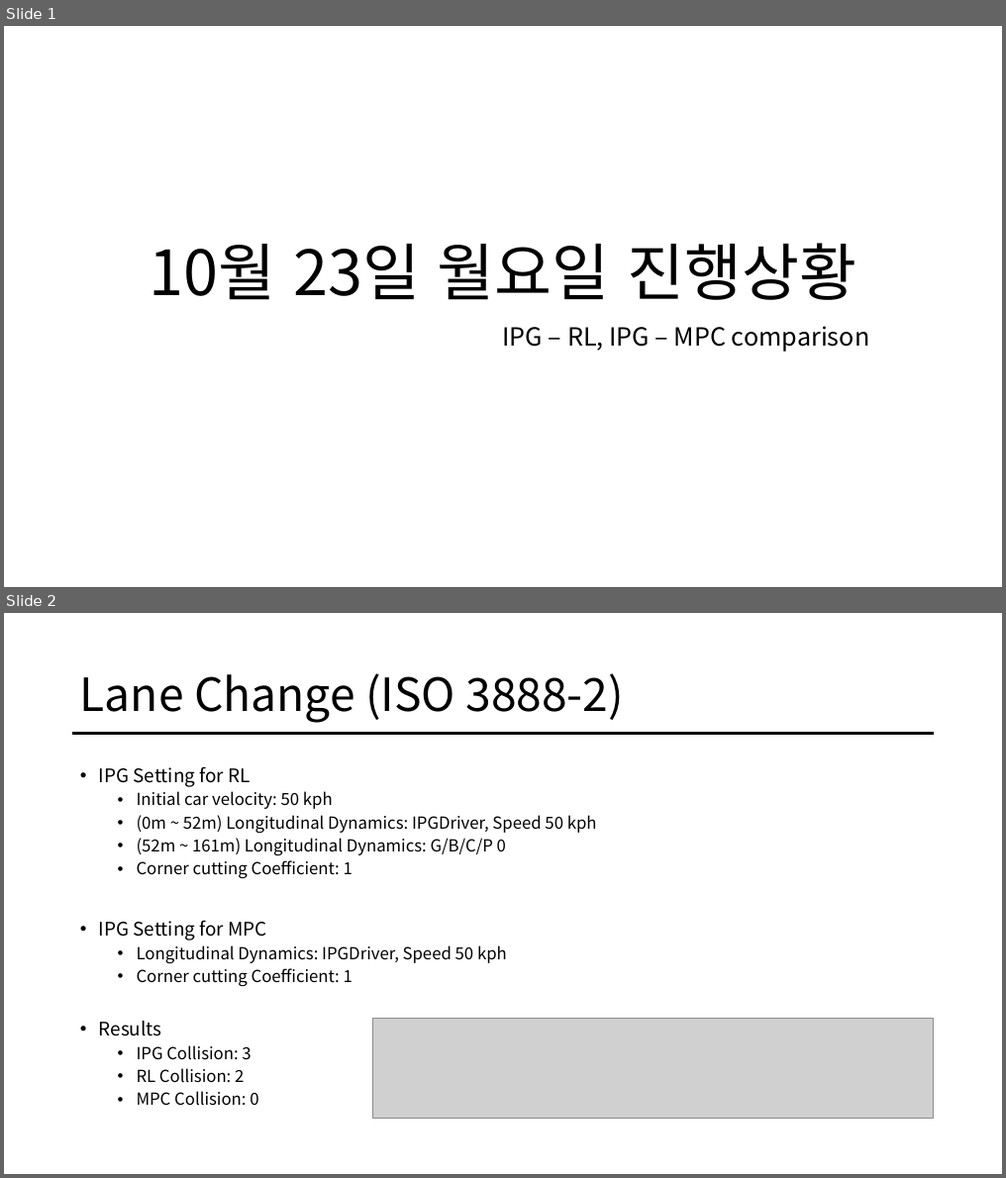
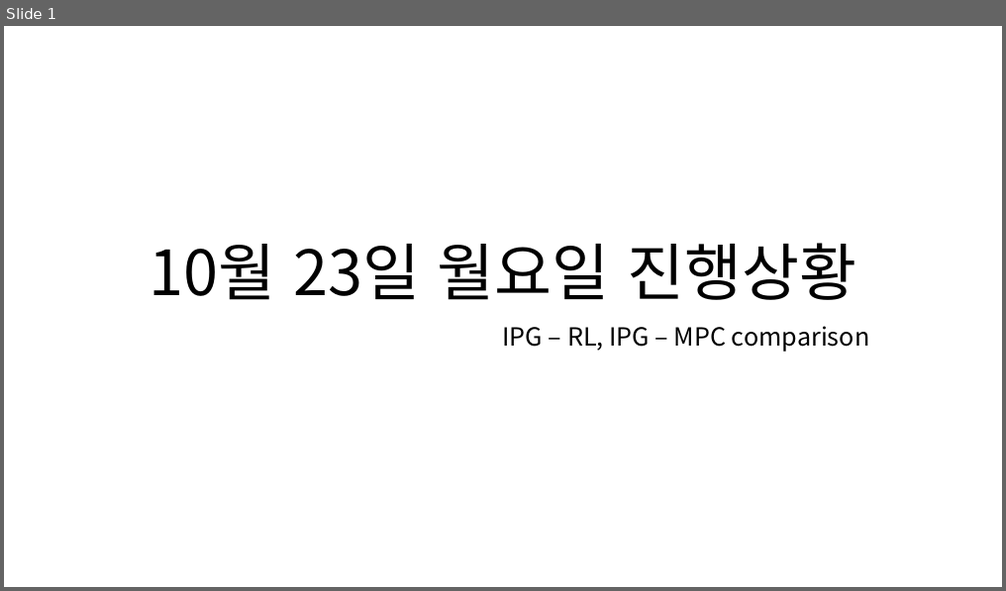
Before and after one commit to HAN2496/CarMakerResults, a slide deck: 1023Report/1023_결과보고 - Copy.pptx. Shown one above the other, each under a label of ours: slides 1 and 2 before the commit, slide 1 after it. The pictures are 1006x1178 and 1006x591 pixels, drawn with LibreOffice and Linux fonts; fonts in the diff are those of the drawing; grey boxes stand for pictures. Boxes give left, top, right and bottom in pixels: in the first picture for what was removed or moved away, otherwise in the second. Text is boxed around its words. In the diff, an @@ line names an element or a change of style, - is before the commit and + after.

```diff
--- a/1023Report/1023_결과보고 - Copy.pptx
+++ b/1023Report/1023_결과보고 - Copy.pptx
@@ slide 2 removed at bbox=[4, 613, 1002, 1174], background #FFFFFF @@
@@ title removed at bbox=[80, 673, 624, 723] @@
-Lane Change (ISO 3888-2)
@@ line removed from (73, 734) to (934, 734) @@
@@ text removed at bbox=[99, 766, 597, 1106] @@
-• IPG Setting for RL
-  • Initial car velocity: 50 kph
-  • (0m ~ 52m) Longitudinal Dynamics: IPGDriver, Speed 50 kph
-  • (52m ~ 161m) Longitudinal Dynamics: G/B/C/P 0
-  • Corner cutting Coefficient: 1
-• IPG Setting for MPC
-  • Longitudinal Dynamics: IPGDriver, Speed 50 kph
-  • Corner cutting Coefficient: 1
-• Results
-  • IPG Collision: 3
-  • RL Collision: 2
-  • MPC Collision: 0
@@ picture removed at bbox=[372, 1019, 934, 1119] @@
```
Also in this commit, not shown: 1 slide changed, 9 other slides removed, 5 other files.
